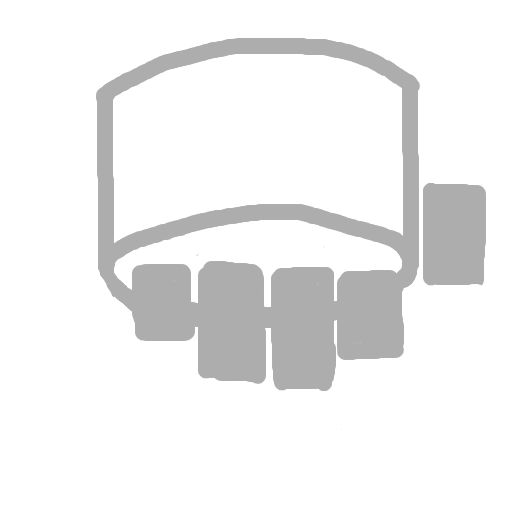
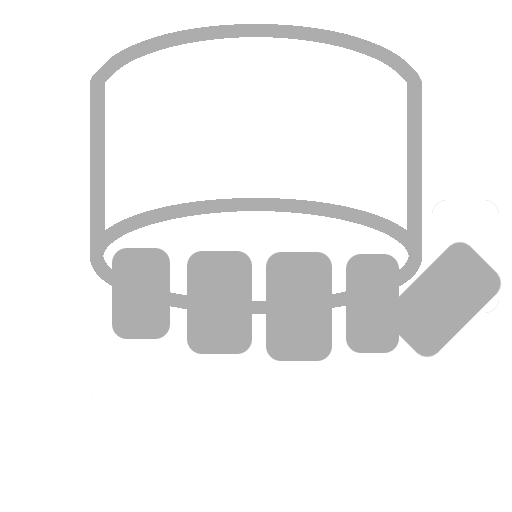
Two versions of the same layered image (512x512). Layer-by-layer changes:
added layer "Layer #2" above "Layer #3" over 90, 24, 422, 439
added layer "Layer #3" above "Layer" over 385, 200, 502, 358
hid "Layer", painted on it over 96, 38, 486, 430
hid "Layer #1" over 105, 44, 410, 430
